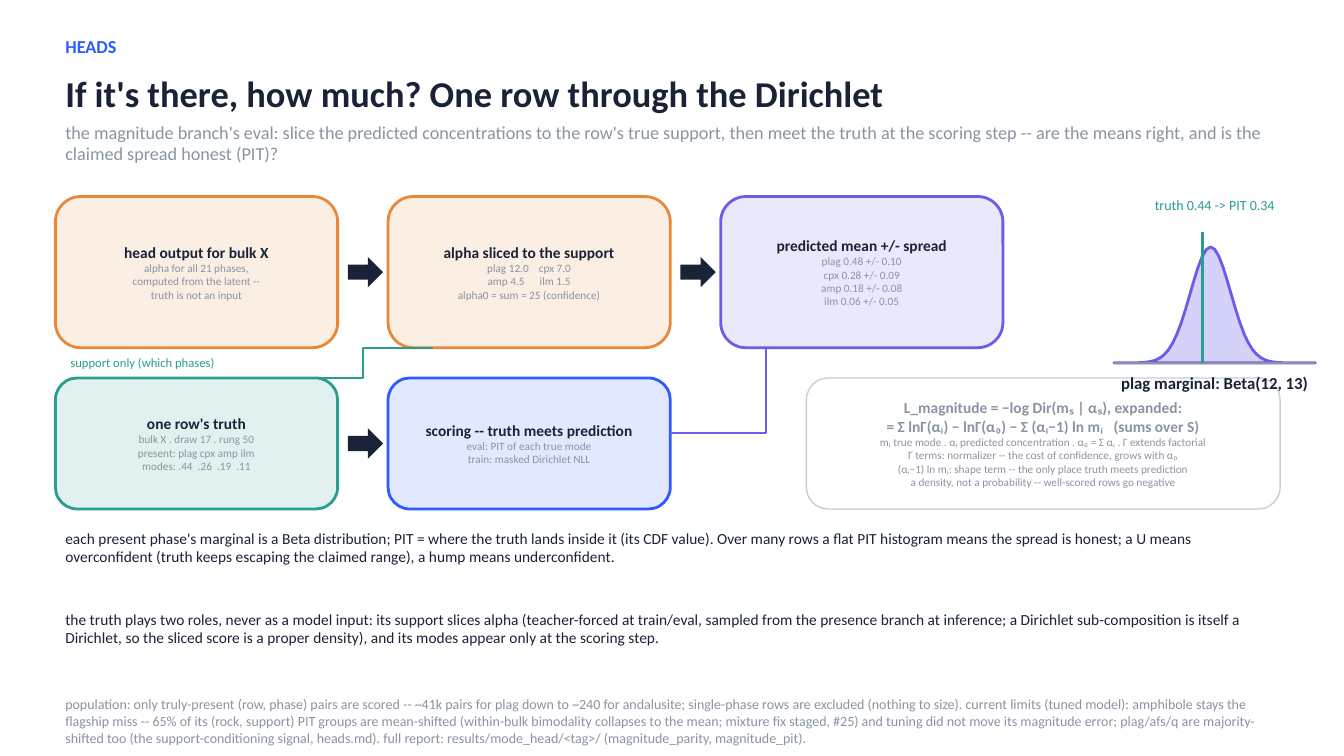
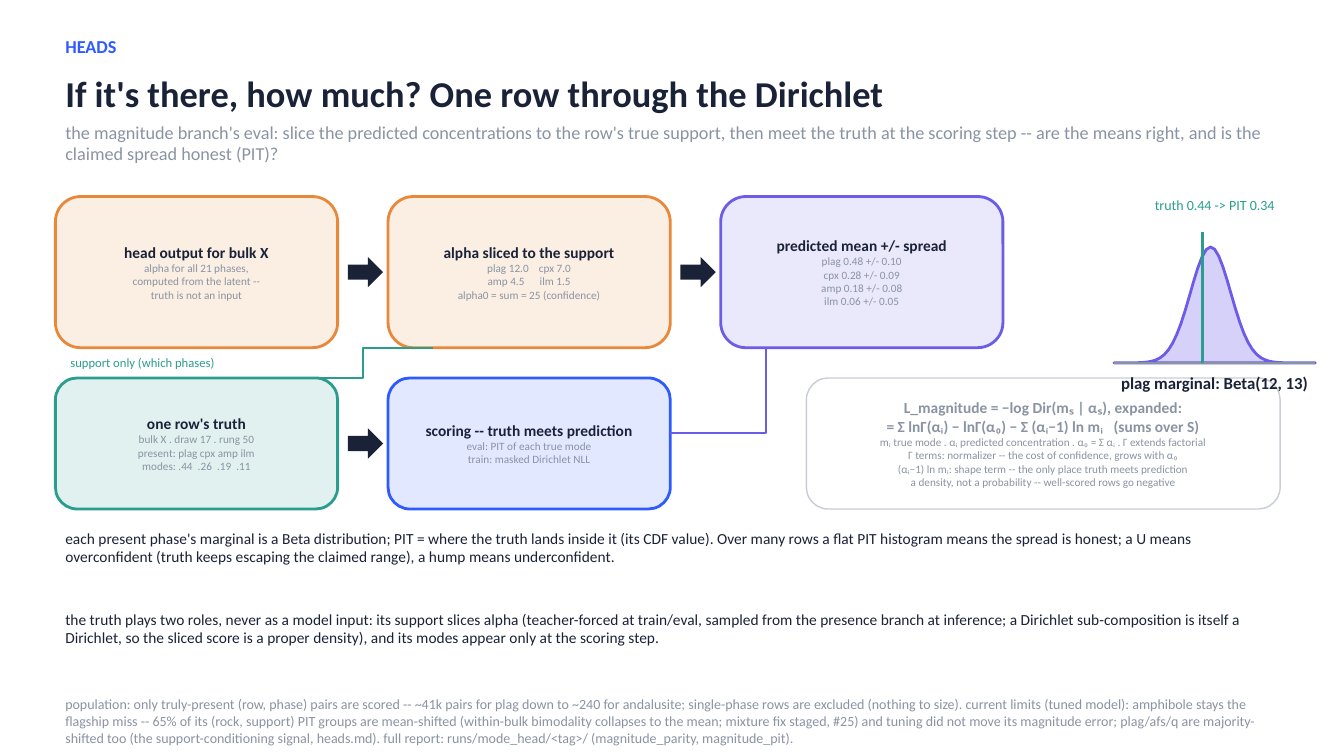
Before and after one commit to matthew-j-liu/phasecast, a slide deck: slide 15 of slides/overview.pptx. Drawn at 1344x756 pixels with LibreOffice and Linux fonts; fonts in the diff are those of the drawing. Boxes give left, top, right and bottom in pixels: in the first picture for what was removed or moved away, otherwise in the second. Text is boxed around its words. In the diff, an @@ line names an element or a change of style, - is before the commit and + after.

Commit message:
rename untracked results/ to runs/; RESULTS_ROOT becomes RUNS_ROOT

```diff
--- a/slides/overview.pptx
+++ b/slides/overview.pptx
@@ text at box(65, 699, 1255, 746): text changed @@
-population: only truly-present (row, phase) pairs are scored -- ~41k pairs for plag down to ~240 for andalusite; single-phase rows are excluded (nothing to size). current limits (tuned model): amphibole stays the flagship miss -- 65% of its (rock, support) PIT groups are mean-shifted (within-bulk bimodality collapses to the mean; mixture fix staged, #25) and tuning did not move its magnitude error; plag/afs/q are majority-shifted too (the support-conditioning signal, heads.md). full report: results/mode_head/<tag>/ (magnitude_parity, magnitude_pit).
+population: only truly-present (row, phase) pairs are scored -- ~41k pairs for plag down to ~240 for andalusite; single-phase rows are excluded (nothing to size). current limits (tuned model): amphibole stays the flagship miss -- 65% of its (rock, support) PIT groups are mean-shifted (within-bulk bimodality collapses to the mean; mixture fix staged, #25) and tuning did not move its magnitude error; plag/afs/q are majority-shifted too (the support-conditioning signal, heads.md). full report: runs/mode_head/<tag>/ (magnitude_parity, magnitude_pit).
```
Also in this commit, not shown: 3 other slides changed, 31 other files.
